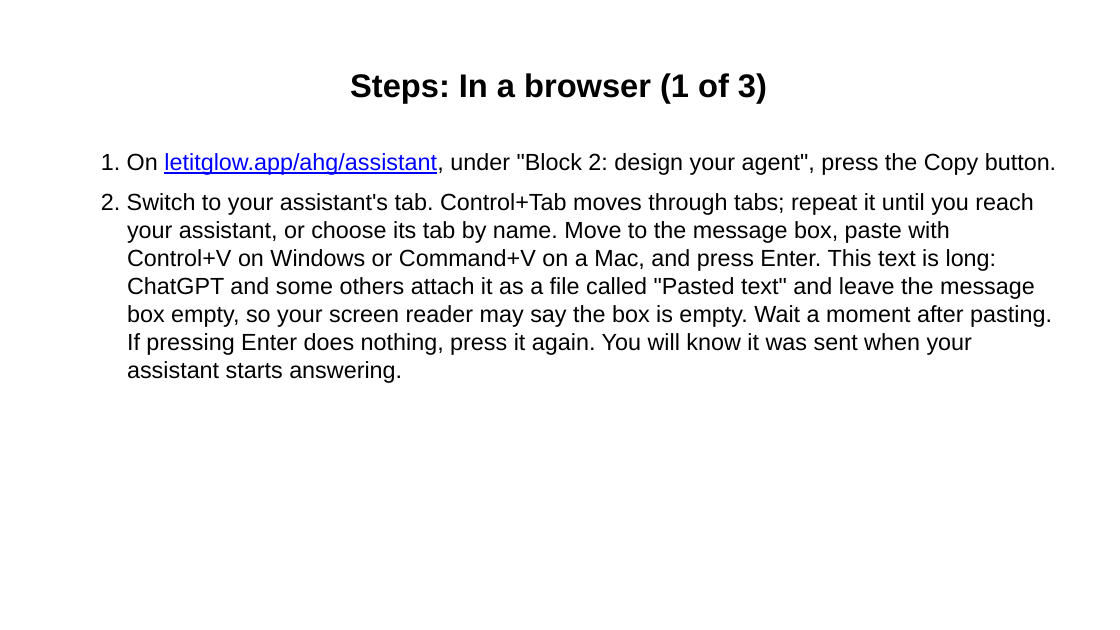
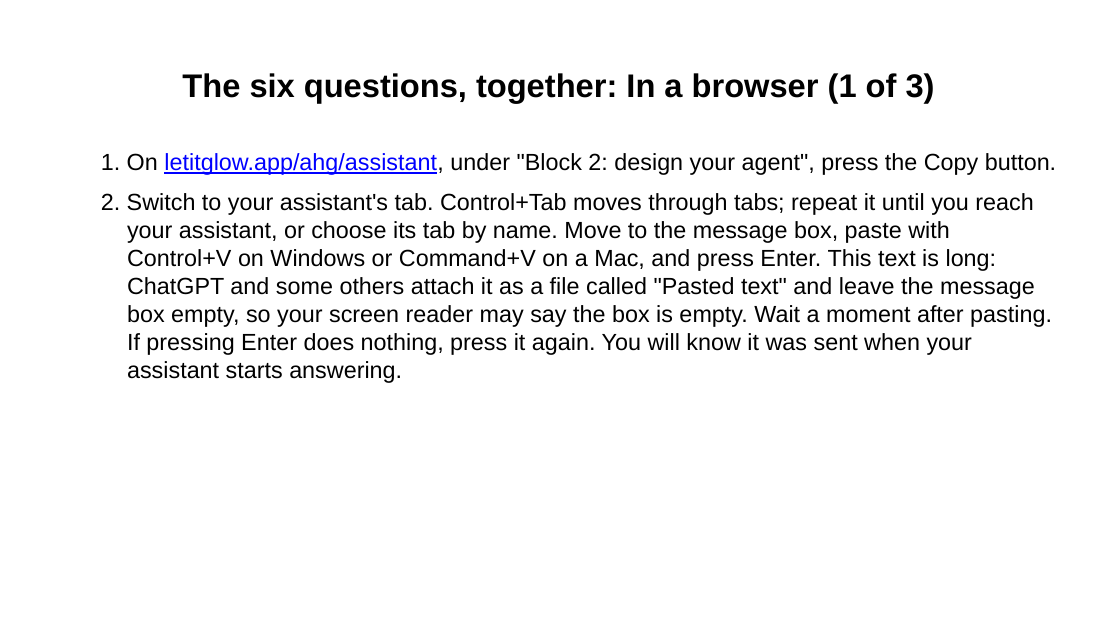
Before and after one commit to Community-Access/glow, a slide deck: slide 9 of docs/ahg-2026/kit/step-cards/2-design-your-agent.pptx (slide 7 before the commit). Drawn at 1120x630 pixels with LibreOffice and Linux fonts; fonts in the diff are those of the drawing. Boxes give left, top, right and bottom in pixels: in the first picture for what was removed or moved away, otherwise in the second. Text is boxed around its words. In the diff, an @@ line names an element or a change of style, - is before the commit and + after.

```diff
--- a/docs/ahg-2026/kit/step-cards/2-design-your-agent.pptx
+++ b/docs/ahg-2026/kit/step-cards/2-design-your-agent.pptx
@@ title at <box>182,73,935,102</box>: text changed @@
-Steps: In a browser (1 of 3)
+The six questions, together: In a browser (1 of 3)
```
Also in this commit, not shown: 4 other slides changed, 2 slides added, 21 other files.
